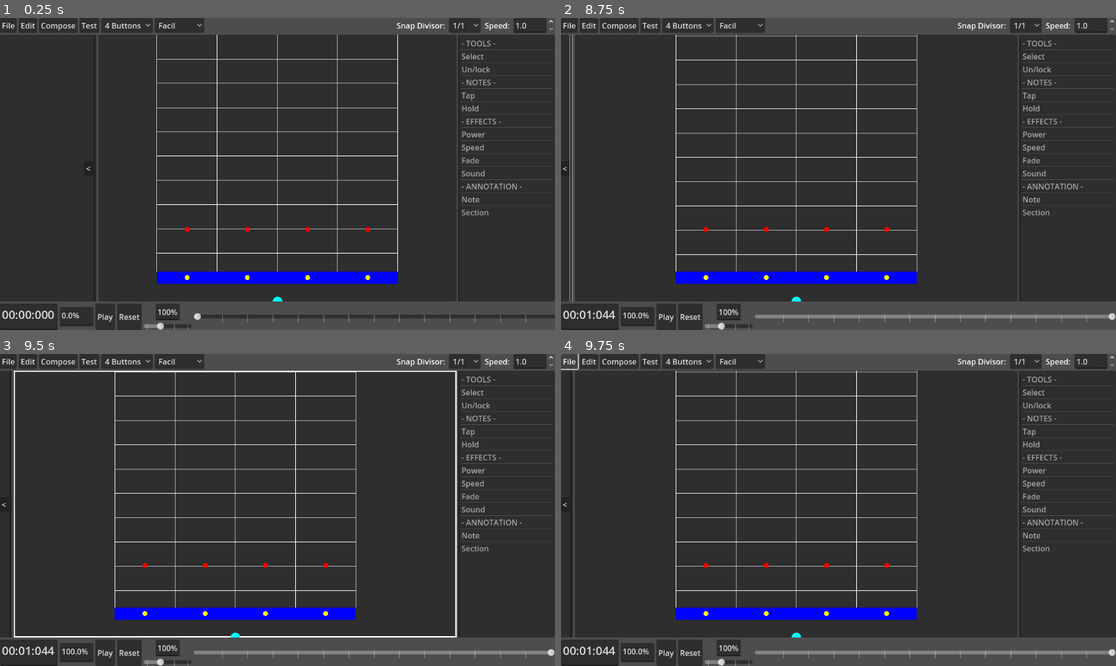
Above: before the commit, frames 1-4 (two rows, left to right).
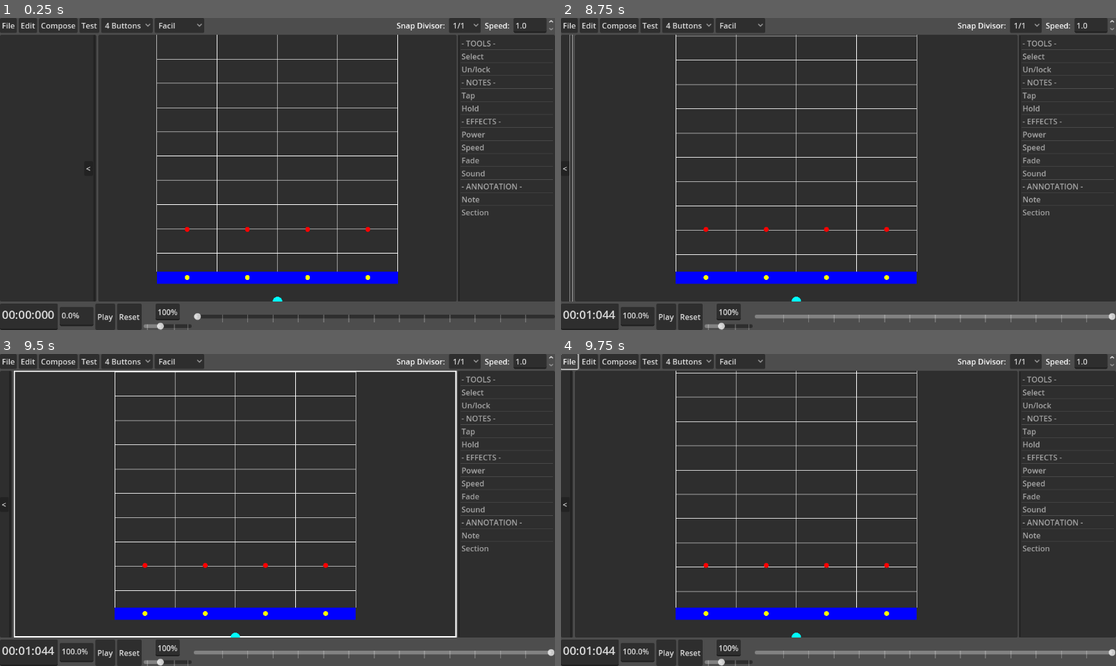
Above: after the commit, the same moments.

Repository: NothermanVEVO/June
Game: Godot game, scene res://Editor/Editor Composer.tscn
Two runs of this game, one before a commit and one after it. Both use one fixed random seed, a clock stepped at 60 frames per second and the inputs below. This scene is started directly instead of the project's main scene. Sound files missing from this copy of the repository are replaced by a short silence.
Inputs (mouse positions are in pixels of both pictures, inside the frame that each line leads up to):
- Up to frame 1 (0.25 s): no input
- Up to frame 2 (8.75 s): click "Play" at 0.5 s; click "File" at 1.25 s; click "Play" at 2 s; click "Edit" at 2.75 s; click "Compose" at 3.5 s; click "Test" at 4.25 s; click "4 Buttons" at 5 s; click "Facil" at 5.75 s; click "1/1" at 6.5 s; click "<" at 7.25 s; click (572, 167) at 8 s
- Up to frame 3 (9.5 s): click (233, 503) at 8.75 s
- Up to frame 4 (9.75 s): click "File" at 9.5 s

Frames 1-3 are identical in both runs. In frame 4, 2.7% of the frame differs, in the area x 20-65%, y 5-77%.

Commit message:
2025/08/22 - 002
- Only possible to change the holdNote size when it's selected.
- Changing a holdNote size change all other selected holdNotes.
- Moving the mouse while pressed up or down, will move the Song time.

Diff:
--- a/beat-the-beat/Editor/Game.gd
+++ b/beat-the-beat/Editor/Game.gd
@@ -19,6 +19,7 @@
 var _start_mouse_click_position : Vector2
 var _clicked_note : Note
 var _clicked_on_note : bool = false
+var _last_grid_time_mouse : float
 var _mouse_selection : Selection = Selection.new()
 var _selected_notes : Array[Note] = []
 var _last_drag_mouse_position : Vector2
@@ -53,6 +54,18 @@
 func _process(delta: float) -> void:
 	focus_effect.visible = false
 	queue_redraw() # TODO REMOVE THIS SHIT LATER
+
+	if Input.is_action_pressed("Add Item"):
+		var mouse_time_difference_y := _get_time_difference_y() # TIME DIFFERENCE IT'S NOT SO EFFICIENT
+
+		var temp = mouse_time_difference_y
+		mouse_time_difference_y -= _last_time_difference_y
+		_last_time_difference_y = temp
+
+		if get_local_mouse_position().y > _hit_zone_y and mouse_time_difference_y < 0 or get_local_mouse_position().y < 0 and mouse_time_difference_y > 0: #MOVE DOWN / MOVE UP
+			var song := Song.new()
+			song.set_time(clampf(Song.get_time() + mouse_time_difference_y, 0.0, Song.get_duration()))
+
 	if has_focus():
 		focus_effect.visible = true
 		if Input.is_action_just_pressed("Scroll Up"): # SCROLL THE SONG
@@ -94,6 +107,7 @@
 
 	if Input.is_action_just_pressed("Add Item"):
 		_start_mouse_click_position = get_local_mouse_position()
+		_last_time_difference_y = 0.0
 		var notes := Gear.get_global_intersected_rects(Rect2(get_global_mouse_position(), Vector2.ZERO))
 		_clicked_on_note = notes.size() >= 1 # IF TRUE, MEANS THAT IT CLICKED ON A NOTE
 
@@ -109,6 +123,7 @@
 		if _clicked_on_note:
 			_last_drag_mouse_position = _get_limited_by_gear_local_mouse_position()["position"]
 			_clicked_note = closest_note
+			_last_grid_time_mouse = _get_closest_grid_time_to_mouse()
 			if not closest_note.is_selected():
 				_clear_selected_notes()
 				_selected_notes.append(closest_note)
@@ -155,7 +170,9 @@
 			mouse_time_difference_y -= _last_time_difference_y
 			_last_time_difference_y = temp
 
-			var time_difference_y := _get_closest_grid_time_to_mouse() - _clicked_note.get_time()
+			#var time_difference_y := _get_closest_grid_time_to_mouse() - _clicked_note.get_time()
+			var time_difference_y := _get_closest_grid_time_to_mouse() - _last_grid_time_mouse
+			_last_grid_time_mouse = _get_closest_grid_time_to_mouse()
 
 			#print("Time Diff: " + str(time_difference_y))
 
@@ -188,7 +205,8 @@
 
 			if lowest_note.get_time() + time_difference_y < 0.0:
 				time_difference_y = -lowest_note.get_time()
-			if get_local_mouse_position().y > _hit_zone_y and mouse_time_difference_y < 0: #MOVE DOWN
+			#if get_local_mouse_position().y > _hit_zone_y and mouse_time_difference_y < 0: #MOVE DOWN
+			if lowest_note.get_time() < Song.get_time() and mouse_time_difference_y < 0: #MOVE DOWN
 				var song := Song.new()
 				song.set_time(clampf(Song.get_time() + mouse_time_difference_y, 0.0, Song.get_duration()))
 
@@ -229,9 +247,6 @@
 	var mouse_pos : Vector2 = get_local_mouse_position()
 	mouse_pos.y -= Note.height / 2
 
-	#print("Mouse Pos Y: " + str(mouse_pos.y))
-	#print("Last Drag Mouse Position Y: " + str(_last_drag_mouse_position.y))
-
 	var difference = mouse_pos.y - _last_drag_mouse_position.y
 	var is_negative : bool = difference < 0
 	if is_negative:
@@ -440,14 +455,24 @@
 	_is_mouse_inside = false
 
 func _pressing_some_hold_resize_button(hold_note : HoldNoteEditor, top_button : bool) -> void:
+	var diff : float
 	if top_button:
-		var diff := _get_closest_grid_time_to_mouse() - hold_note.get_end_time()
-		if diff:
-			hold_note.set_end_time(_get_closest_grid_time_to_mouse())
+		diff = _get_closest_grid_time_to_mouse() - hold_note.get_end_time()
 	else:
-		var diff := _get_closest_grid_time_to_mouse() - hold_note.get_start_time()
-		if diff:
-			var end_time = hold_note.get_end_time()
-			hold_note.set_start_time(_get_closest_grid_time_to_mouse())
-			hold_note.set_end_time(end_time)
-			## TODO PQ TEM DEMONIOS TEM UM ERRO VISUAL DE 1 FRAME AQ???? OLHA A PASTA RECORDS TODO BUG NOTE WARNING
+		diff = _get_closest_grid_time_to_mouse() - hold_note.get_start_time()
+
+	if not diff:
+		return
+
+	if top_button:
+		for note in _selected_notes:
+			if not note is HoldNoteEditor:
+				continue
+			note.set_end_time(clampf(note.get_end_time() + diff, 0.0, _get_highest_grid_time()))
+	else:
+		for note in _selected_notes:
+			if not note is HoldNoteEditor:
+				continue
+			var end_time = note.get_end_time()
+			note.set_start_time(note.get_start_time() + diff)
+			note.set_end_time(end_time) ## TODO PQ TEM DEMONIOS TEM UM ERRO VISUAL DE 1 FRAME AQ???? OLHA A PASTA RECORDS TODO BUG NOTE WARNING
--- a/beat-the-beat/Editor/HoldNoteEditor.gd
+++ b/beat-the-beat/Editor/HoldNoteEditor.gd
@@ -57,9 +57,14 @@
 	add_child(bottom_button)
 
 func _process(delta: float) -> void:
-
-	top_button.position = _end_note.position
-	bottom_button.position = _start_note.position
+	if is_selected():
+		top_button.visible = true
+		bottom_button.visible = true
+		top_button.position = _end_note.position - Vector2(0, Note.height / 8)
+		bottom_button.position = _start_note.position + Vector2(0, Note.height / 4)
+	else:
+		top_button.visible = false
+		bottom_button.visible = false
 
 	var mouse_pos := get_global_mouse_position()
 
